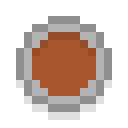
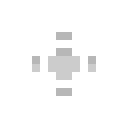
Layer changes from the first w=128, h=128 image to the second:
added layer "Layer 2" above "Layer 1" over (32, 32, 96, 96)
hid "Layer 1" over (16, 16, 112, 120)
